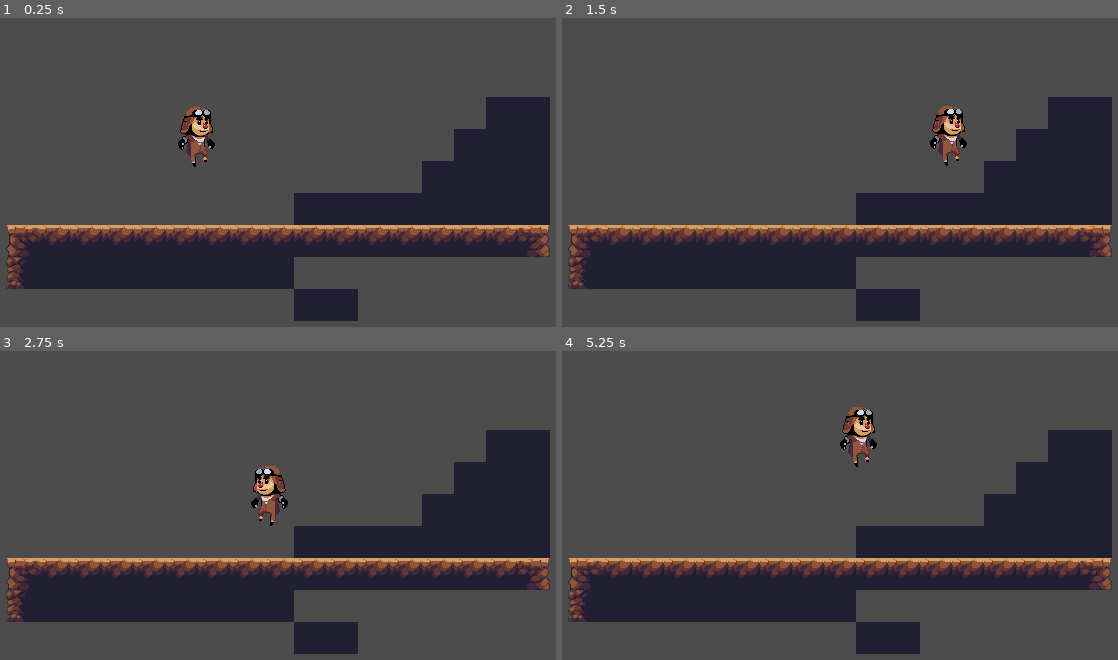
Above: before the commit, frames 1-4 (two rows, left to right).
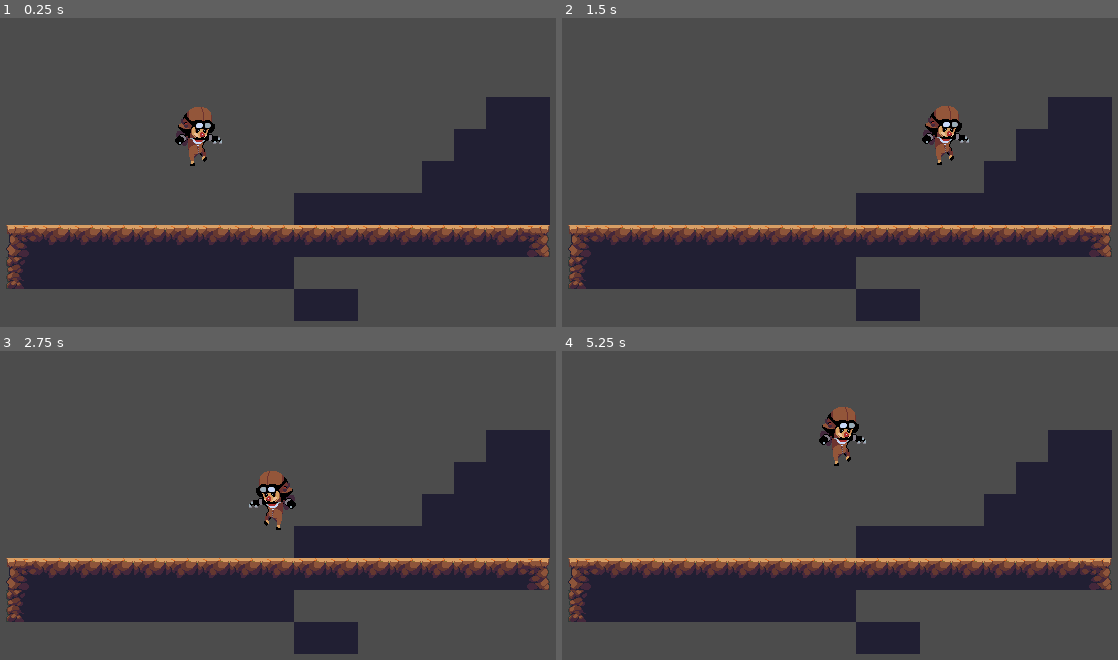
Above: after the commit, the same moments.

Repository: Nannings/godot-003-platform-game-tutorial
Game: Godot game, scene res://World.tscn
Two runs of this game, one before a commit and one after it. Both use one fixed random seed, a clock stepped at 60 frames per second and the inputs below.
Inputs:
- Up to frame 1 (0.25 s): no input
- Up to frame 2 (1.5 s): hold Right (ui_right) from 0.53 s (still down); tap Up (ui_up) at 0.77 s
- Up to frame 3 (2.75 s): tap Up (ui_up) at 1.52 s; release Right (ui_right) at 2.03 s; hold Left (ui_left) from 2.03 s (still down)
- Up to frame 4 (5.25 s): release Left (ui_left) at 2.78 s; hold Right (ui_right) 2.78-4.28 s; tap Up (ui_up) at 3.02, 3.77, 4.52 s; hold Left (ui_left) 4.28-5.03 s; hold Right (ui_right) from 5.03 s (still down)

The runs differ from the first frame. In frame 1, 0.7% of the frame differs, in the area x 31-40%, y 28-49%; in frame 2, 0.9%; in frame 3, 0.9%; in frame 4, 1.3%, in the area x 46-57%, y 18-38%.

Commit message:
part 3;

Diff:
--- a/KinematicBody2D.gd
+++ b/KinematicBody2D.gd
@@ -2,31 +2,40 @@
 
 const UP = Vector2(0, -1)
 const GRAVITY = 20
-const SPEED  = 200
+const ACCELERATION = 50
+const MAX_SPEED  = 200
 const JUMP_HEIGHT = -500
 var motion = Vector2()
 
 func _physics_process(delta):
 
 	motion.y += GRAVITY
+	var friction = false
 
 	if Input.is_action_pressed("ui_right"):
-		motion.x = SPEED
+		motion.x = min(motion.x + ACCELERATION, MAX_SPEED)
 		$Sprite.flip_h = false
 		$Sprite.play("Run")
 	elif Input.is_action_pressed("ui_left"):
-		motion.x = -SPEED
+		motion.x = max(motion.x - ACCELERATION, -MAX_SPEED)
 		$Sprite.flip_h = true
 		$Sprite.play("Run")
 	else:
-		motion.x = 0
+		friction = true
 		$Sprite.play("Idle")
 
 	if is_on_floor():
 		if Input.is_action_just_pressed("ui_up"):
 			motion.y = JUMP_HEIGHT
+		if friction == true:
+			motion.x = lerp(motion.x, 0, .2)
 	else:
-		$Sprite.play("Jump")
+		if motion.y < 0:
+			$Sprite.play("Jump")
+		else:
+			$Sprite.play("Fall")
+		if friction == true:
+			motion.x = lerp(motion.x, 0, .05)
 
 	motion = move_and_slide(motion, UP)
 
--- a/World.tscn
+++ b/World.tscn
@@ -9,8 +9,9 @@
 [ext_resource path="res://Sprites/Player/Run3.png" type="Texture" id=7]
 [ext_resource path="res://Sprites/Player/Run4.png" type="Texture" id=8]
 [ext_resource path="res://Sprites/Player/Run7.png" type="Texture" id=9]
-[ext_resource path="res://Sprites/Player/Jump1.png" type="Texture" id=10]
-[ext_resource path="res://JungleDirtTileSet.tres" type="TileSet" id=11]
+[ext_resource path="res://Sprites/Player/Jump3.png" type="Texture" id=10]
+[ext_resource path="res://Sprites/Player/Jump1.png" type="Texture" id=11]
+[ext_resource path="res://JungleDirtTileSet.tres" type="TileSet" id=12]
 
 [sub_resource type="SpriteFrames" id=2]
 
@@ -27,14 +28,20 @@
 }, {
 "frames": [ ExtResource( 10 ) ],
 "loop": true,
+"name": "Fall",
+"speed": 5.0
+}, {
+"frames": [ ExtResource( 11 ) ],
+"loop": true,
 "name": "Jump",
 "speed": 5.0
 } ]
 
-[sub_resource type="RectangleShape2D" id=1]
+[sub_resource type="CapsuleShape2D" id=3]
 
 custom_solver_bias = 0.0
-extents = Vector2( 14, 28 )
+radius = 14.0
+height = 28.0
 
 [node name="World" type="Node" index="0"]
 
@@ -48,9 +55,6 @@
 collision_mask = 1
 collision/safe_margin = 0.08
 script = ExtResource( 2 )
-__meta__ = {
-"_edit_group_": true
-}
 
 [node name="Sprite" type="AnimatedSprite" parent="Player" index="0"]
 
@@ -61,13 +65,13 @@
 [node name="CollisionShape2D" type="CollisionShape2D" parent="Player" index="1"]
 
 position = Vector2( 0, 4 )
-shape = SubResource( 1 )
+shape = SubResource( 3 )
 _sections_unfolded = [ "Transform" ]
 
 [node name="TileMap" type="TileMap" parent="." index="1"]
 
 mode = 0
-tile_set = ExtResource( 11 )
+tile_set = ExtResource( 12 )
 cell_size = Vector2( 32, 32 )
 cell_quadrant_size = 16
 cell_custom_transform = Transform2D( 1, 0, 0, 1, 0, 0 )
Not shown: 1 places in World.tscn that only renumber resources
